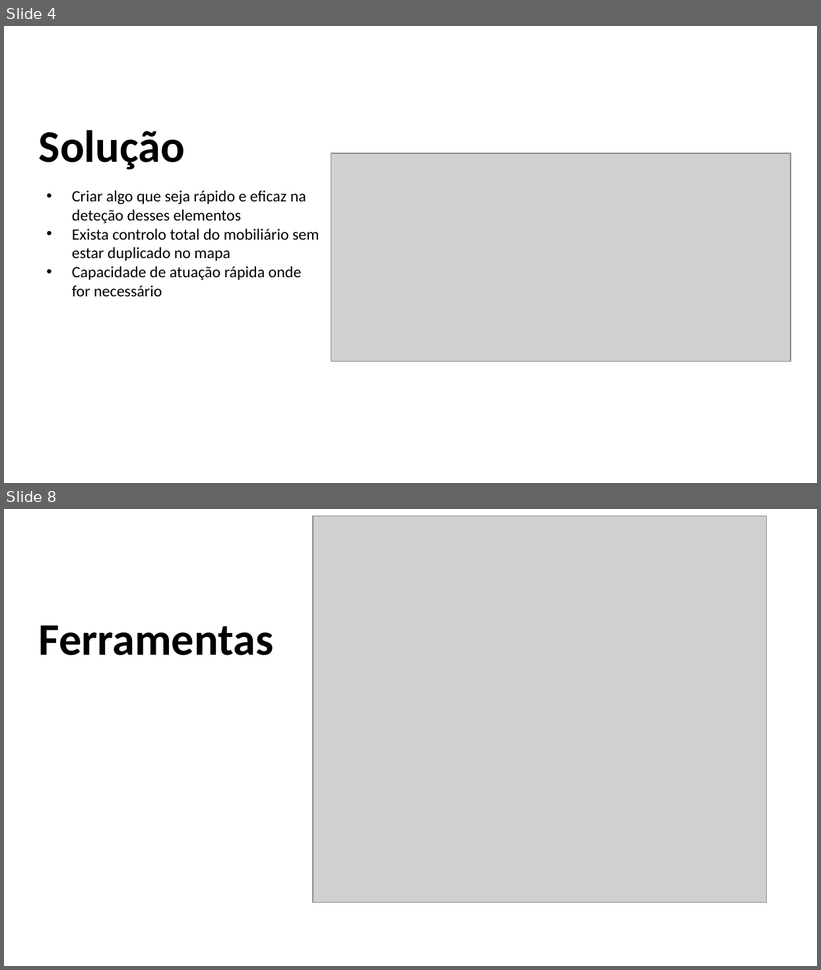
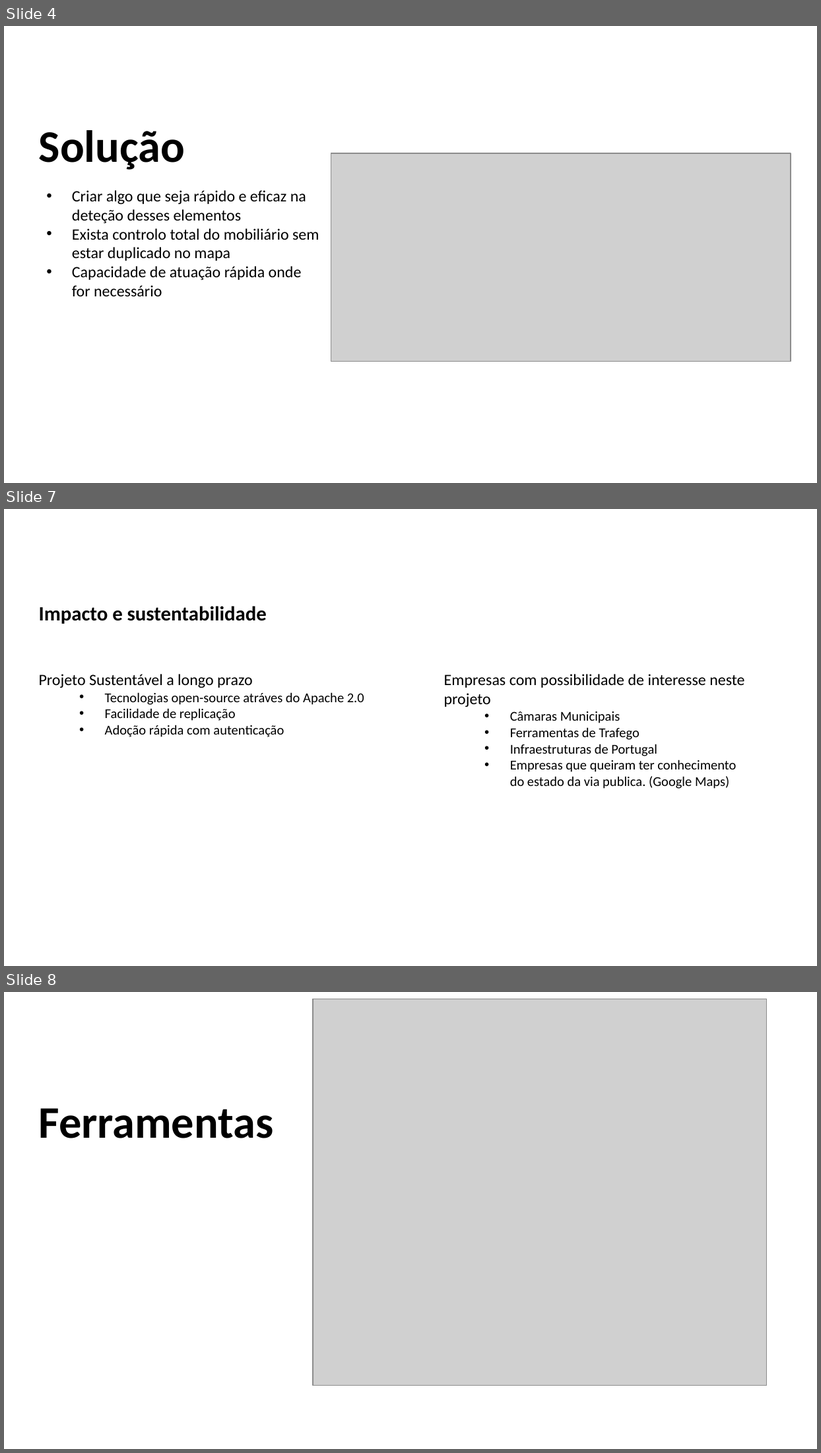
Before and after one commit to JAD-Hackathon/challenge2, a slide deck: docs/JAD_ATC_Hackathon_2026.pptx. Shown one above the other, each under a label of ours: slides 4 and 8 before the commit, slides 4, 7 and 8 after it; the slides between them are not shown. The pictures are 821x970 and 821x1453 pixels, drawn with LibreOffice and Linux fonts; fonts in the diff are those of the drawing; grey boxes stand for pictures; background and template pictures are left out. Boxes give left, top, right and bottom in pixels: in the first picture for what was removed or moved away, otherwise in the second. Text is boxed around its words. In the diff, an @@ line names an element or a change of style, - is before the commit and + after.

```diff
--- a/docs/JAD_ATC_Hackathon_2026.pptx
+++ b/docs/JAD_ATC_Hackathon_2026.pptx
@@ slide 7 added at (x1=4, y1=509, x2=817, y2=966), background #FFFFFF @@
@@ title added at (x1=39, y1=606, x2=267, y2=624), 18 pt, text #000000, bold @@
+Impacto e sustentabilidade
@@ text added at (x1=39, y1=674, x2=364, y2=737), 12 pt, text #000000 @@
+Projeto Sustentável a longo prazo
+  • Tecnologias open-source atráves do Apache 2.0
+  • Facilidade de replicação
+  • Adoção rápida com autenticação
@@ text added at (x1=444, y1=674, x2=745, y2=789), 12 pt, text #000000 @@
+Empresas com possibilidade de interesse neste projeto
+  • Câmaras Municipais
+  • Ferramentas de Trafego
+  • Infraestruturas de Portugal
+  • Empresas que queiram ter conhecimento do estado da via publica. (Google Maps)
```
Also in this commit, not shown: 2 slides changed, 1 slide removed, 2 other files.
